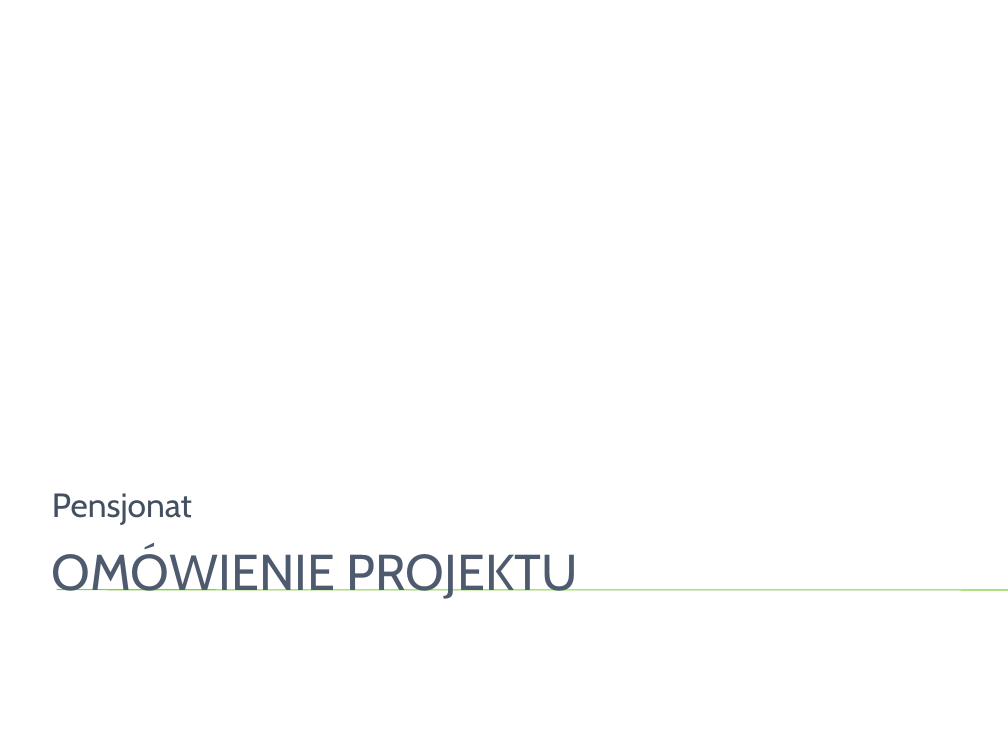
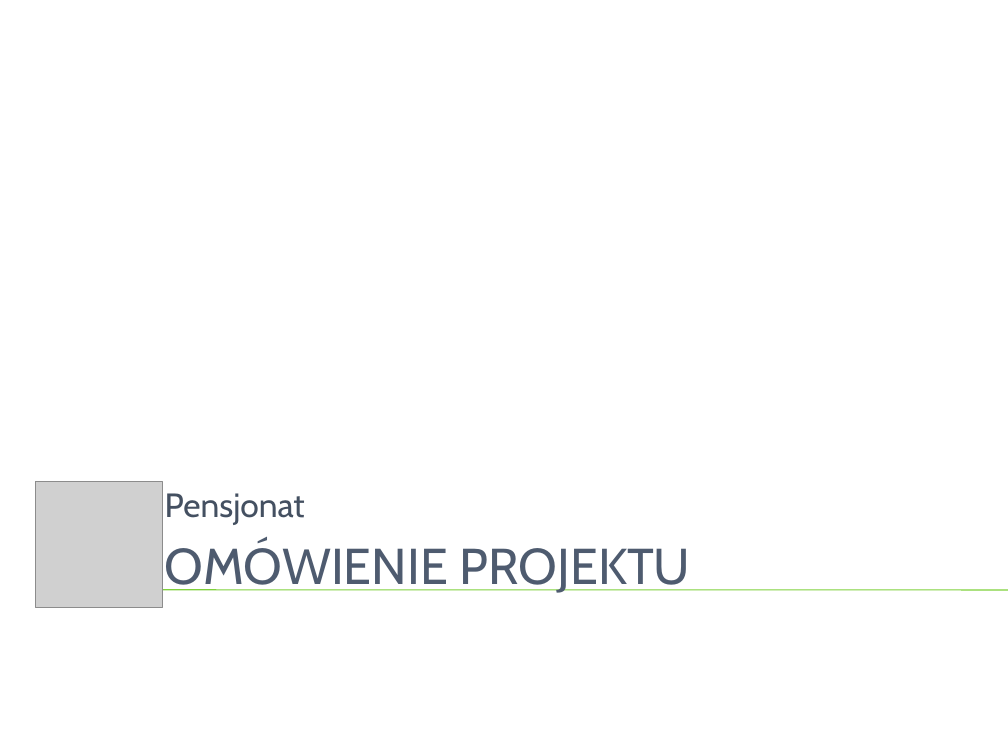
Before and after one commit to GetoXs/Pensjonat, a slide deck: slide 1 of docs/PP4.pptx. Drawn at 1008x756 pixels with LibreOffice and Linux fonts; fonts in the diff are those of the drawing; grey boxes stand for pictures; background and template pictures are left out. Boxes give left, top, right and bottom in pixels: in the first picture for what was removed or moved away, otherwise in the second. Text is boxed around its words. In the diff, an @@ line names an element or a change of style, - is before the commit and + after.

```diff
--- a/docs/PP4.pptx
+++ b/docs/PP4.pptx
@@ subtitle "Pensjonat": place and size @@
-subtitle "Pensjonat" at <box>52,493,192,525</box>
+subtitle "Pensjonat" at <box>165,493,305,525</box>
@@ picture added at <box>35,481,161,607</box> @@
@@ title "OMÓWIENIE PROJEKTU": place and size @@
-title "OMÓWIENIE PROJEKTU" at <box>52,548,578,599</box>
+title "OMÓWIENIE PROJEKTU" at <box>165,542,690,593</box>
```
Also in this commit, not shown: 9 other files.
